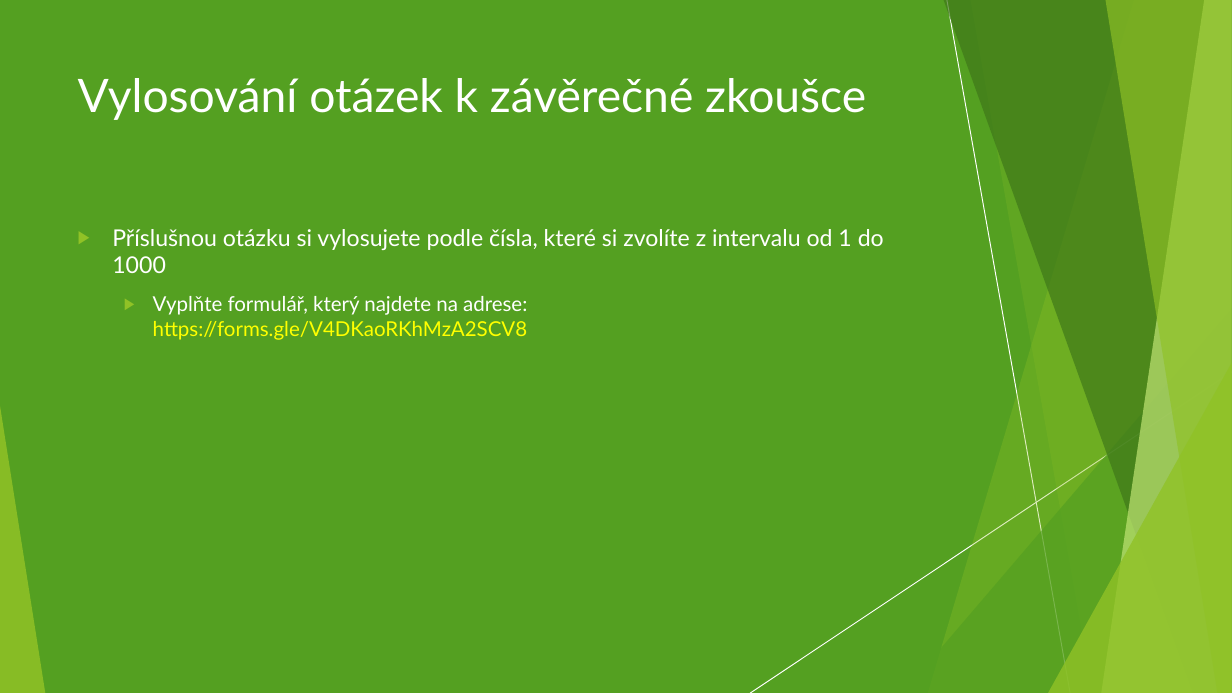
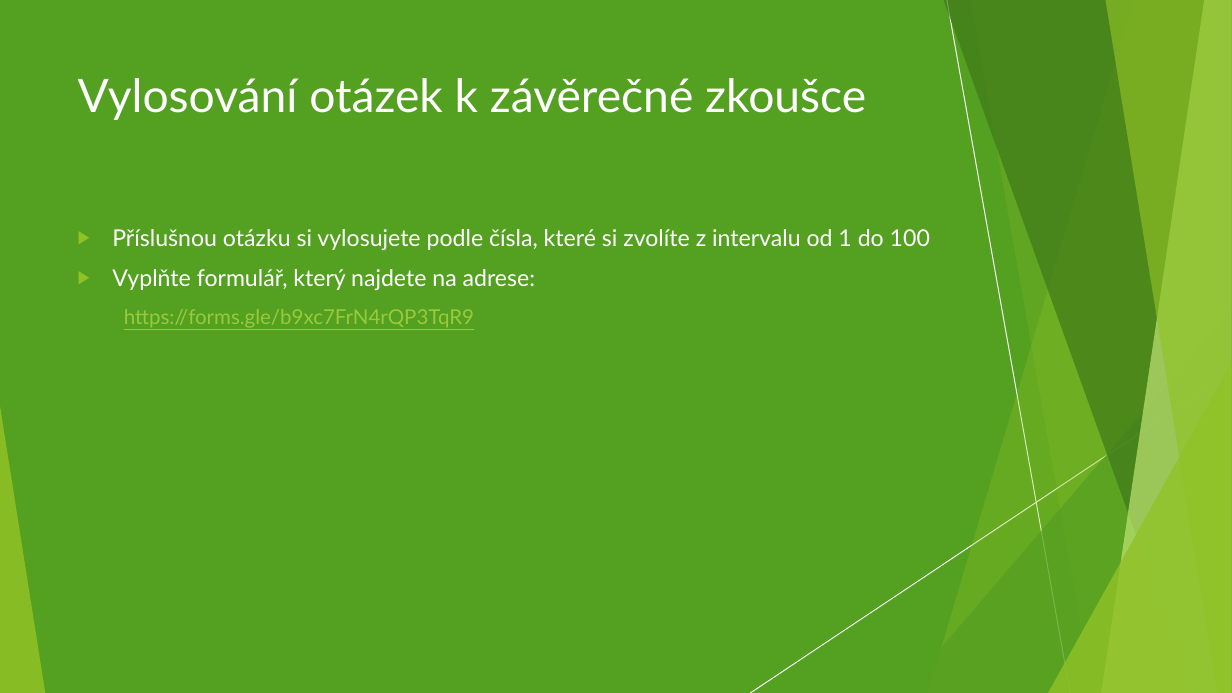
Before and after one commit to 4iz160/cviceni, a slide deck: slide 5 of 12-opakovani/cviceni-12.pptx. Drawn at 1232x693 pixels with LibreOffice and Linux fonts; fonts in the diff are those of the drawing. Boxes give left, top, right and bottom in pixels: in the first picture for what was removed or moved away, otherwise in the second. Text is boxed around its words. In the diff, an @@ line names an element or a change of style, - is before the commit and + after.

Commit message:
aktualizace otázek

```diff
--- a/12-opakovani/cviceni-12.pptx
+++ b/12-opakovani/cviceni-12.pptx
@@ text at (x1=112, y1=229, x2=930, y2=328): text changed @@
-▶ Příslušnou otázku si vylosujete podle čísla, které si zvolíte z intervalu od 1 do 1000
-  ▶ Vyplňte formulář, který najdete na adrese:
-    https://forms.gle/V4DKaoRKhMzA2SCV8
+▶ Příslušnou otázku si vylosujete podle čísla, které si zvolíte z intervalu od 1 do 100
+▶ Vyplňte formulář, který najdete na adrese:
+  https://forms.gle/b9xc7FrN4rQP3TqR9
```
Also in this commit, not shown: 1 other slide changed, 2 other files.
